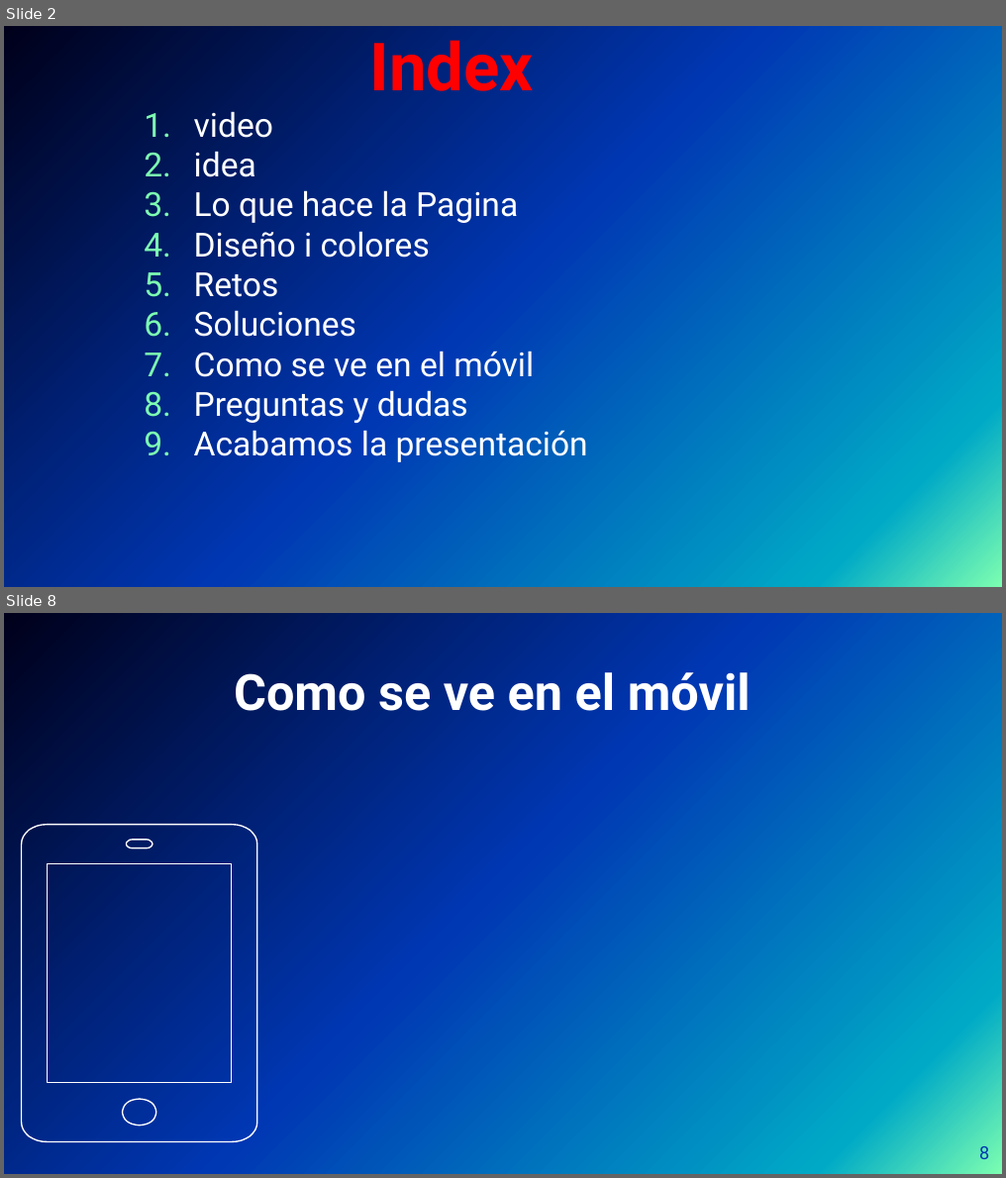
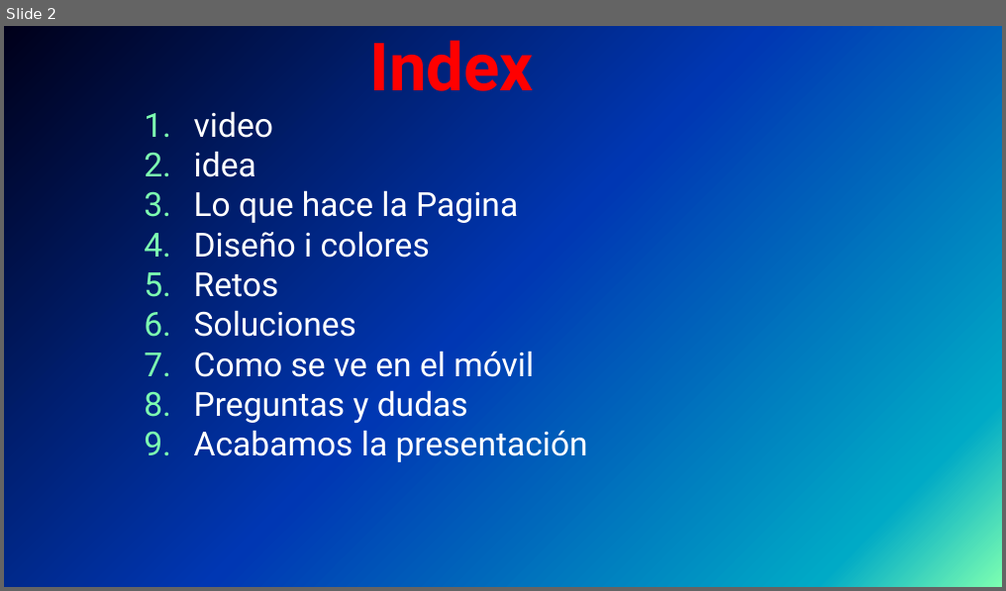
Before and after one commit to Tiinocm/ProyectoIntegrado, a slide deck: carles/presentacion de cronos.pptx. Shown one above the other, each under a label of ours: slides 2 and 8 before the commit, slide 2 after it; the slides between them are not shown. The pictures are 1006x1178 and 1006x591 pixels, drawn with LibreOffice and Linux fonts; fonts in the diff are those of the drawing; background and template pictures are left out. Boxes give left, top, right and bottom in pixels: in the first picture for what was removed or moved away, otherwise in the second. Text is boxed around its words. In the diff, an @@ line names an element or a change of style, - is before the commit and + after.

```diff
--- a/carles/presentacion de cronos.pptx
+++ b/carles/presentacion de cronos.pptx
@@ slide 8 removed at <box>4,613,1002,1174</box>, background picture (left out) @@
@@ title removed at <box>234,672,750,711</box> @@
-Como se ve en el móvil
@@ freeform shape removed at <box>21,825,256,1142</box> @@
@@ page number removed at <box>979,1147,989,1159</box> @@
-8
```
Also in this commit, not shown: 4 slides changed, 2 slides added, 1 other slide removed.
